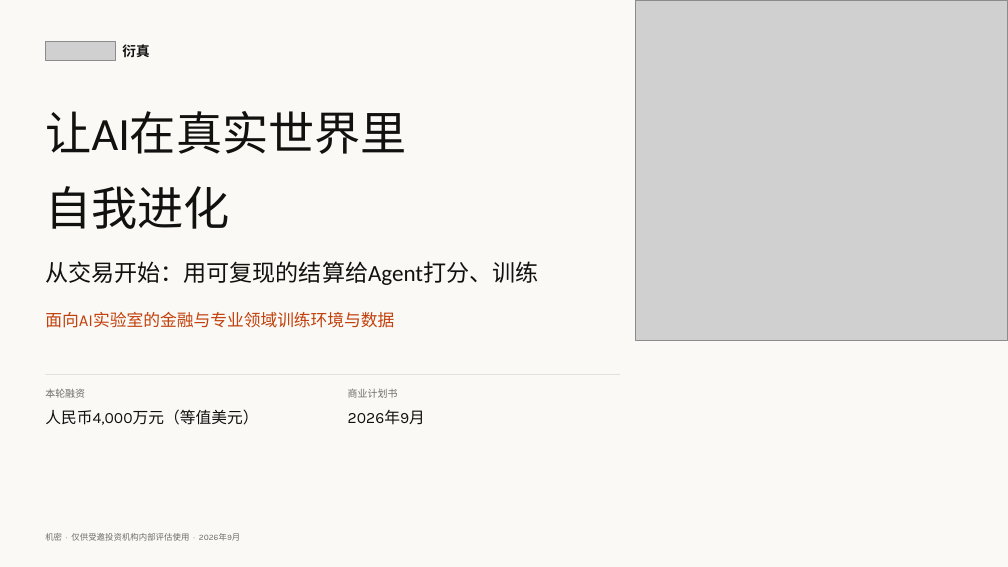
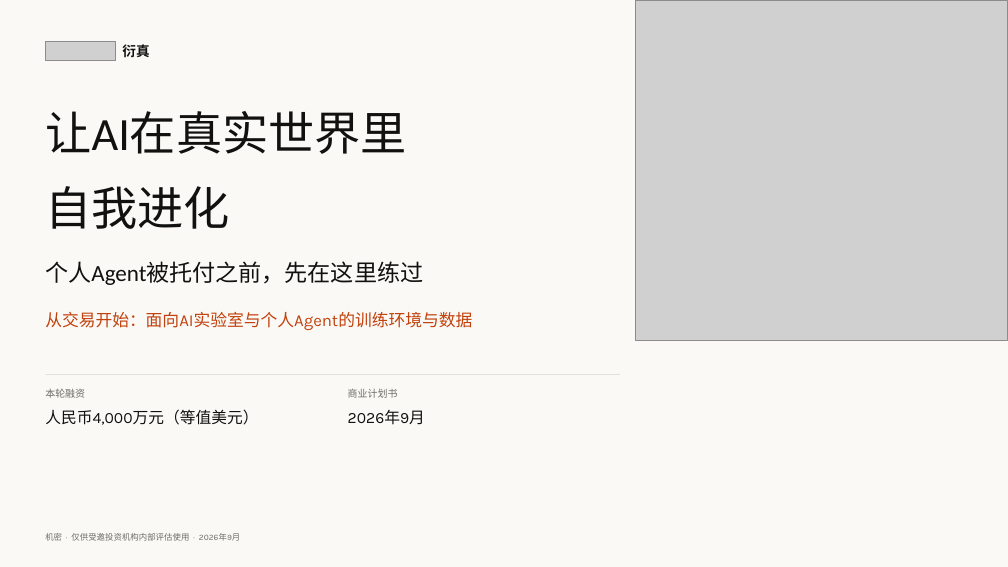
Before and after one commit to wangchen0802/Delta1, a slide deck: slide 1 of SimReal-BP-v31.pptx. Drawn at 1008x567 pixels with LibreOffice and Linux fonts; fonts in the diff are those of the drawing; grey boxes stand for pictures. Boxes give left, top, right and bottom in pixels: in the first picture for what was removed or moved away, otherwise in the second. Text is boxed around its words. In the diff, an @@ line names an element or a change of style, - is before the commit and + after.

```diff
--- a/SimReal-BP-v31.pptx
+++ b/SimReal-BP-v31.pptx
@@ text at (45,261,423,285): text changed @@
-从交易开始：用可复现的结算给Agent打分、训练
+个人Agent被托付之前，先在这里练过
@@ text at (45,312,472,330): text changed @@
-面向AI实验室的金融与专业领域训练环境与数据
+从交易开始：面向AI实验室与个人Agent的训练环境与数据
```
Also in this commit, not shown: 12 other slides changed, 1 slide added, 4 other files.
